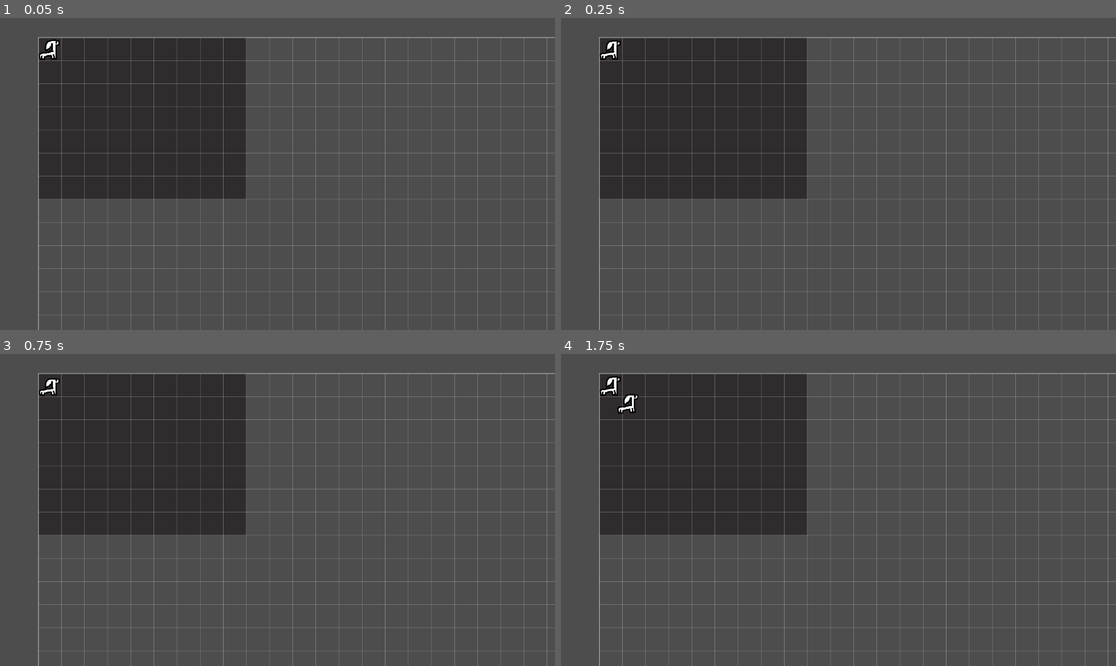
Above: before the commit, frames 1-4 (two rows, left to right).
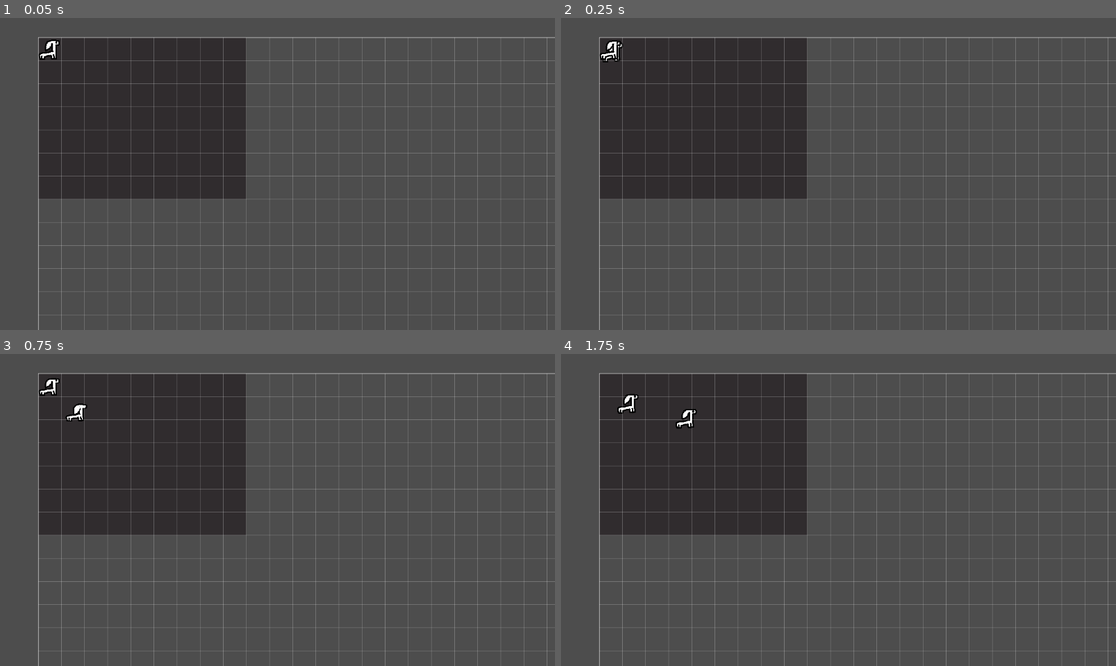
Above: after the commit, the same moments.

Repository: Blueflowerss/vpet-tempname
Game: Godot game, scene res://root.tscn
Two runs of this game, one before a commit and one after it. Both use one fixed random seed, a clock stepped at 60 frames per second and the inputs below.
Inputs (mouse positions are in pixels of both pictures, inside the frame that each line leads up to):
- Up to frame 1 (0.05 s): no input
- Up to frame 2 (0.25 s): no input
- Up to frame 3 (0.75 s): move the mouse to (399, 494) at 0.52 s; press the mouse at (399, 494) at 0.53 s
- Up to frame 4 (1.75 s): move the mouse to (727, 525) at 1.27 s; release the mouse at (727, 525) at 1.28 s; click (727, 525) at 1.35 s

Frame 1 is identical in both runs. In frame 2, less than 0.1% of the frame differs, in the area x 7-12%, y 7-15%; in frame 3, 0.1%; in frame 4, 0.3%, in the area x 6-25%, y 7-24%.
Error before the commit: Parse Error: Identifier "current_terrarium" not declared in the current scope. (res://critter.gd:57)

Commit message:
make critters go to where you click

Diff:
--- a/critter.gd
+++ b/critter.gd
@@ -2,6 +2,7 @@
 #here i'm typesetting, so we know what
 #values those are supposed to be
 @export var grid_position : Vector2i;
+var current_terrarium : Node2D;
 var last_position : Vector2i;
 var path_array : Array[Vector2i];
 var move_to_position : Vector2i;
@@ -30,6 +31,7 @@
 	act_timer_length = act_lengths[state];
 #setting up initial values
 func _ready() -> void:
+	current_terrarium = get_parent();
 	grid_position = Vector2i(0,0);
 	move_to_position = grid_position;
 	current_action = ACT.IDLE;
@@ -79,3 +81,12 @@
 				set_state(ACT.MOVE);
 		ACT.FUN:
 			pass
+func _input(event: InputEvent) -> void:
+	#order your critters like a puppet master
+	if event.is_action_pressed("move"):
+		var id_path : Array[Vector2i] = current_terrarium.astar_grid.get_id_path(
+			current_terrarium.tilemap.local_to_map(global_position),
+			current_terrarium.tilemap.local_to_map(get_global_mouse_position())
+			).slice(1)
+		path_array = id_path;
+		set_state(ACT.MOVE);
--- a/terrarium_scene.gd
+++ b/terrarium_scene.gd
@@ -1,7 +1,9 @@
 extends Node2D
 var astar_grid : AStarGrid2D = AStarGrid2D.new();
 var grid_size : Vector2i = Vector2i(32,32);
+var tilemap : TileMapLayer;
 func _ready() -> void:
+	tilemap = $TileMapLayer;
 	astar_grid.region = Rect2i(Vector2i.ZERO,grid_size);
 	astar_grid.update();
 	$GridDisplayScene.grid_size = grid_size;
